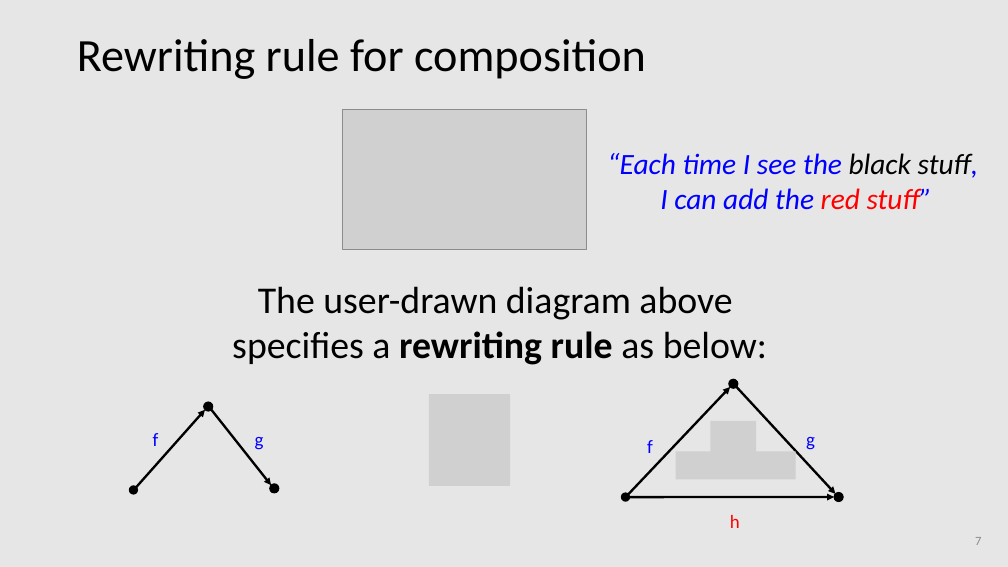
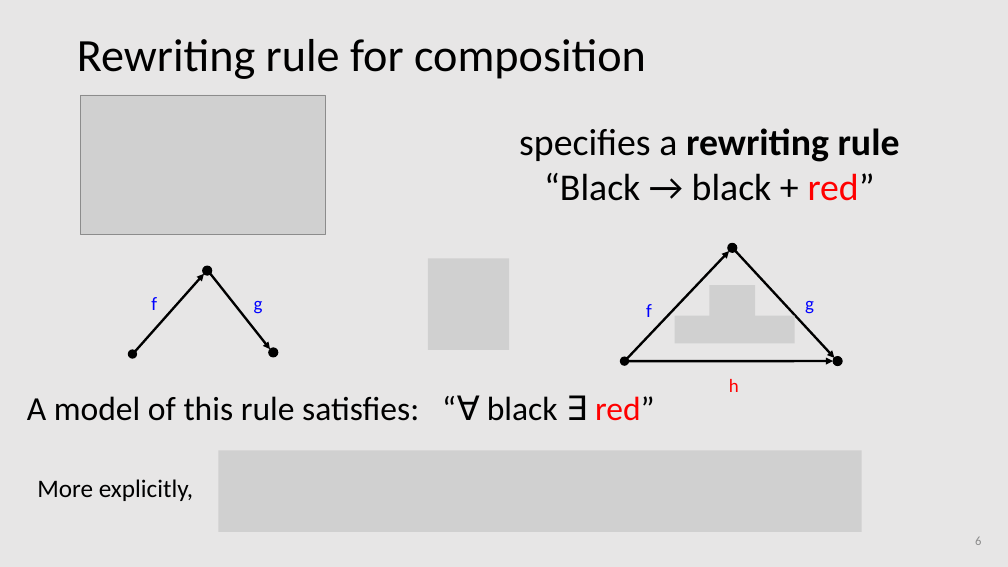
Before and after one commit to amblafont/slides, a slide deck: slide 6 of diagrammatic-reasoning/2024-november-coreact.pptx (slide 7 before the commit). Drawn at 1008x567 pixels with LibreOffice and Linux fonts; fonts in the diff are those of the drawing; grey boxes stand for pictures. Boxes give left, top, right and bottom in pixels: in the first picture for what was removed or moved away, otherwise in the second. Text is boxed around its words. In the diff, an @@ line names an element or a change of style, - is before the commit and + after.

```diff
--- a/diagrammatic-reasoning/2024-november-coreact.pptx
+++ b/diagrammatic-reasoning/2024-november-coreact.pptx
@@ picture: place and size @@
-picture at [343,110,588,250]
+picture at [80,95,325,235]
@@ text at [519,128,900,201]: text changed @@
-The user-drawn diagram above
-specifies a rewriting rule as below:
+specifies a rewriting rule
+“Black → black + red”
@@ text removed at [607,153,978,210] @@
-“Each time I see the black stuff,
-I can add the red stuff”
@@ picture added at [428,259,509,350] @@
@@ picture added at [709,285,755,327] @@
@@ picture added at [675,315,795,343] @@
@@ 6 ellipses, 5 texts, 5 arrows: place and size @@
-6 ellipses, 5 texts, 5 arrows at [129,380,843,528]
+6 ellipses, 5 texts, 5 arrows at [129,243,842,392]
@@ text added at [27,396,655,421], 32 pt, text #000000 @@
+A model of this rule satisfies: “∀ black ∃ red”
@@ picture removed at [429,394,510,485] @@
@@ picture removed at [710,421,756,463] @@
@@ text added at [37,479,193,501], 24 pt, text #000000 @@
+More explicitly,
@@ picture added at [219,451,862,532] @@
@@ picture removed at [676,451,796,479] @@
@@ page number at [975,537,981,545]: text changed @@
-7
+6
```
Also in this commit, not shown: 9 other slides changed, 1 slide added, 2 slides removed.
